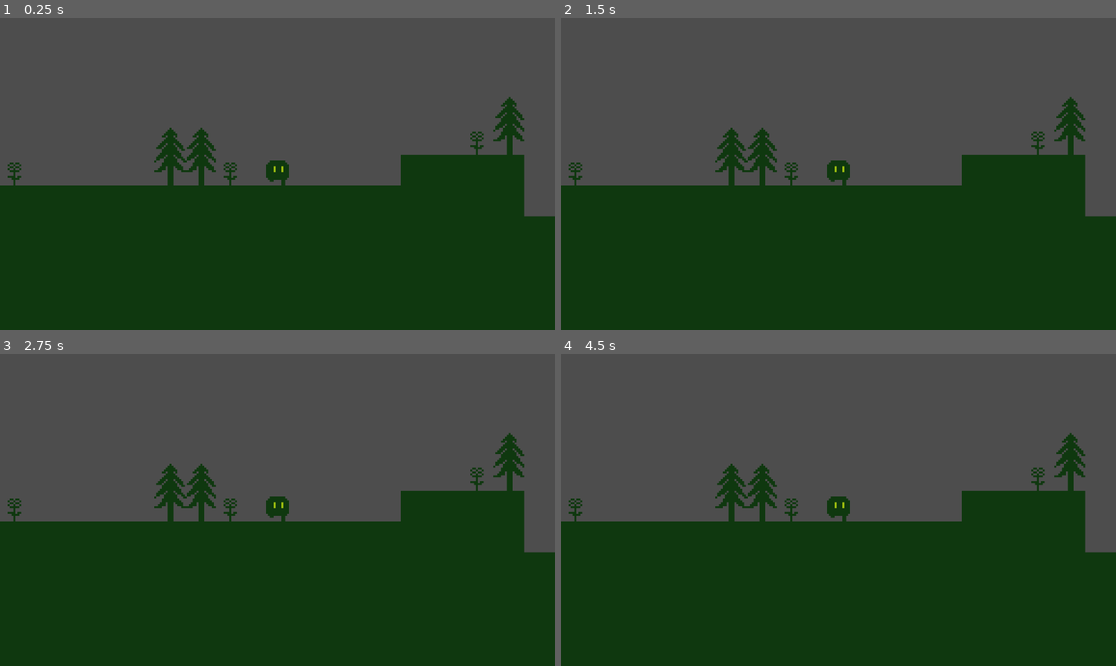
Above: before the commit, frames 1-4 (two rows, left to right).
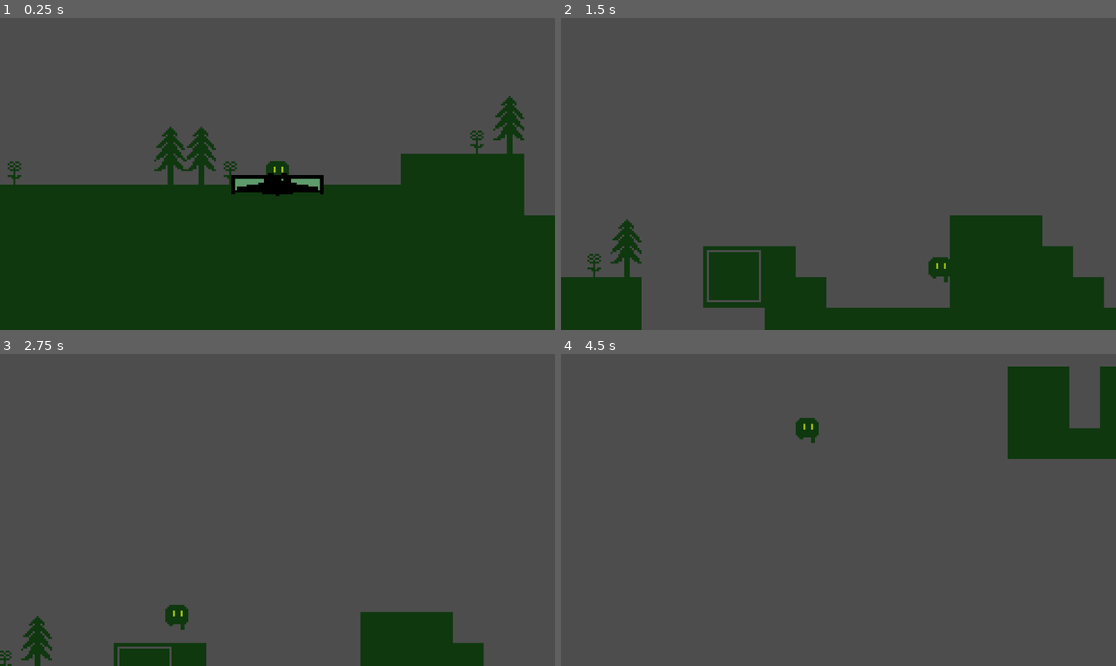
Above: after the commit, the same moments.

Repository: adityalohuni/gamejam_21NOV
Game: Godot game, scene res://scene/game.tscn
The game is run twice, just before and just after one commit, with the same random seed, the same clock (stepped at 60 frames per second) and the same inputs.
Inputs:
- Up to frame 1 (0.25 s): no input
- Up to frame 2 (1.5 s): tap Enter (ui_accept) at 0.5, 0.6, 0.77, 1.07, 1.35 s; hold Right (ui_right) from 0.53 s (still down)
- Up to frame 3 (2.75 s): tap Enter (ui_accept) at 1.52, 1.82, 2.1 s; release Right (ui_right) at 2.03 s; hold Left (ui_left) from 2.03 s (still down)
- Up to frame 4 (4.5 s): release Left (ui_left) at 2.78 s; hold Right (ui_right) 2.78-4.28 s; tap Enter (ui_accept) at 2.85, 3.02, 3.32, 3.6, 3.77, 4.07, 4.35 s; hold Left (ui_left) from 4.28 s (still down)

The runs differ from the first frame. In frame 1, 1.7% of the frame differs, in the area x 0-100%, y 24-64%; in frame 2, 32%; in frame 3, 45%; in frame 4, 54%, in the area x 0-100%, y 4-100%.

Commit message:
Added player movement

Diff:
--- a/scene/Platform.tscn
+++ b/scene/Platform.tscn
@@ -5,7 +5,7 @@
 [sub_resource type="RectangleShape2D" id="RectangleShape2D_h1g3r"]
 size = Vector2(48, 9)
 
-[node name="AnimatableBody2D" type="AnimatableBody2D"]
+[node name="AnimatableBody2D" type="CustomAnimatableBody2D"]
 
 [node name="CollisionShape2D" type="CollisionShape2D" parent="."]
 position = Vector2(0, -0.5)
--- a/scene/player.tscn
+++ b/scene/player.tscn
@@ -1,6 +1,6 @@
 [gd_scene load_steps=11 format=3 uid="uid://cgth5oormetak"]
 
-[ext_resource type="Script" uid="uid://bfbk2s5bc0e3f" path="res://player.gd" id="1_hjaqi"]
+[ext_resource type="Script" uid="uid://y8cnmw4qffcp" path="res://scripts/player.gd" id="1_hjaqi"]
 [ext_resource type="Texture2D" uid="uid://dteu1nwksi57a" path="res://assets/Character-test-Sheet.png" id="2_fvtld"]
 
 [sub_resource type="AtlasTexture" id="AtlasTexture_ct4mp"]
--- a/scene/powerup.tscn
+++ b/scene/powerup.tscn
@@ -30,7 +30,7 @@
 "speed": 3.0
 }]
 
-[node name="AnimatableBody2D" type="AnimatableBody2D"]
+[node name="AnimatableBody2D" type="CustomAnimatableBody2D"]
 script = ExtResource("1_wh0le")
 
 [node name="CollisionShape2D" type="CollisionShape2D" parent="."]
--- a/scripts/animatable_body_2d.gd
+++ b/scripts/animatable_body_2d.gd
@@ -1,9 +1,11 @@
-extends AnimatableBody2D
+extends Area2D
+class_name CustomAnimatableBody2D
 
 @export var extra_jumps: int = 1
 
 func _ready():
-	connect("body_entered", _on_body_entered)
+	connect("body_entered", Callable(self, "_on_body_entered"))
+
 func _on_body_entered(body):
 	if body.has_variable("max_jumps"):
 		body.max_jumps += extra_jumps
--- a/scripts/player.gd
+++ b/scripts/player.gd
@@ -1,25 +1,64 @@
 extends CharacterBody2D
 
 
-const SPEED = 300.0
-const JUMP_VELOCITY = -400.0
+@export var speed: float = 300.0
+@export var jump_velocity: float = -400.0
+@export var max_jumps: int = 2
+@export var wall_jump_horizontal: float = 300.0
+@export var wall_jump_vertical_multiplier: float = 0.9
+@export var wall_slide_speed: float = 100.0
+@export var wall_slide_gravity_scale: float = 0.35
 
+var jumps_remaining: int
+
+func _ready() -> void:
+	jumps_remaining = max_jumps
 
 func _physics_process(delta: float) -> void:
-	# Add the gravity.
-	if not is_on_floor():
-		velocity += get_gravity() * delta
+	# Gravity / wallslide handling
+	var direction := Input.get_axis("ui_left", "ui_right")
+	var on_wall := is_on_wall() and not is_on_floor() and velocity.y > 0
 
-	# Handle jump.
-	if Input.is_action_just_pressed("ui_accept") and is_on_floor():
-		velocity.y = JUMP_VELOCITY
+	if on_wall:
+		# apply reduced gravity while sliding and cap fall speed
+		velocity += get_gravity() * wall_slide_gravity_scale * delta
+		velocity.y = min(velocity.y, wall_slide_speed)
+	else:
+		if not is_on_floor():
+			velocity += get_gravity() * delta
 
-	# Get the input direction and handle the movement/deceleration.
-	# As good practice, you should replace UI actions with custom gameplay actions.
-	var direction := Input.get_axis("ui_left", "ui_right")
+	# Reset available jumps when touching the floor
+	if is_on_floor():
+		jumps_remaining = max_jumps
+
+	# Handle jump input (supports ground jump, double jump, wall jump)
+	if Input.is_action_just_pressed("ui_accept"):
+		if is_on_floor():
+			velocity.y = jump_velocity
+			jumps_remaining -= 1
+		elif is_on_wall() and not is_on_floor():
+			# Wall jump: push away from wall
+			var input_dir := direction
+			var side := 0
+			if input_dir != 0:
+				# If player is holding a direction, jump away from that input (helps player control)
+				side = -sign(input_dir)
+			else:
+				side = -sign(velocity.x) if velocity.x != 0 else -1
+
+			velocity.x = wall_jump_horizontal * side
+			velocity.y = jump_velocity * wall_jump_vertical_multiplier
+			# after wall-jumping, restore mid-air jumps (allow one less because we used a jump)
+			jumps_remaining = max_jumps - 1
+		elif jumps_remaining > 0:
+			# mid-air double jump
+			velocity.y = jump_velocity
+			jumps_remaining -= 1
+
+	# Horizontal movement
 	if direction:
-		velocity.x = direction * SPEED
+		velocity.x = direction * speed
 	else:
-		velocity.x = move_toward(velocity.x, 0, SPEED)
+		velocity.x = move_toward(velocity.x, 0, speed)
 
 	move_and_slide()
